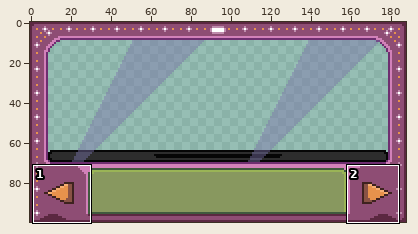
Two versions of one pixel-art file, assets/images/ui/carousel/discs.aseprite. The picture above shows the old version from afar; the outline marks the close-up.
Close-up. Before the commit:
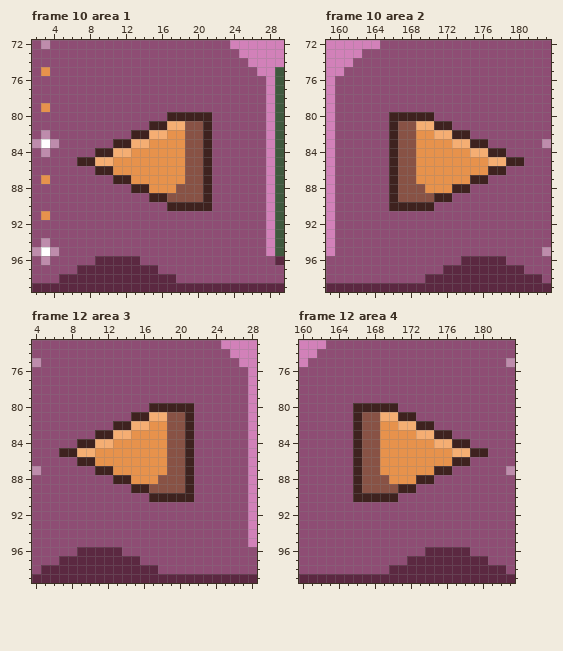
188x100 pixels, 30 frames. Colours within 5 levels of each other are drawn and written as one. Shown: frame 10 area 1: x 2..29, y 72..99; frame 10 area 2: x 159..183, y 72..99; frame 12 area 3: x 4..28, y 73..99; frame 12 area 4: x 160..183, y 73..99. The commit also changed other frames or places, which this record leaves out.
After the commit:
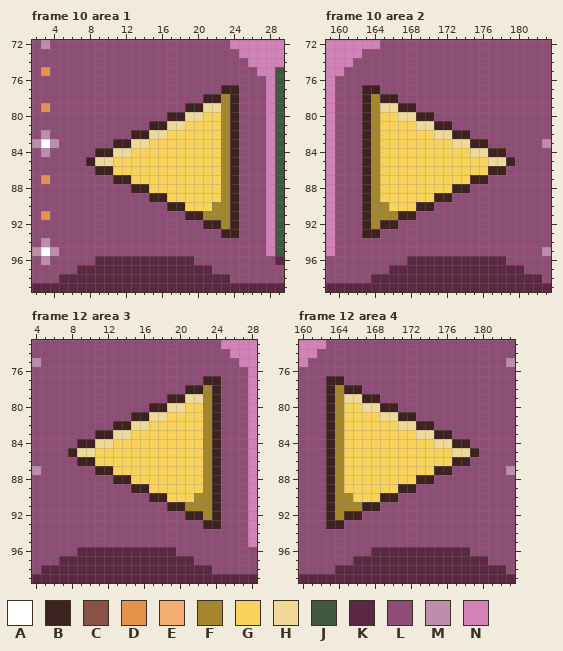
Palette (. is transparent): A #ffffff  B #3e221f  C #885245  D #e7924c  E #f5ae73  F #a4872d  G #f8d25b  H #eed998  J #40593e  K #5b2841  L #8e4d74  M #be8cac  N #d281b9
Edits made:
layer "Layer 6" now shown
layer "Layer 12" now shown
Frame 10 area 1, layers "Layer 14", "Layer 13":
Colour B replaces colour L in row 77 at x 23 to 24; in row 78 at x 21 to 22 and 24; in row 79 at x 19 to 20 and 24; in rows 80 to 90 at x 24; in row 91 at x 19 to 20 and 24; in row 92 at x 21 to 22 and 24.
Colour B replaces colour L in row 93 at x 23 to 24.
Colour F replaces colour L in rows 78 to 89 at x 23; in row 90 at x 22 to 23; in row 91 at x 21 to 23; in row 92 at x 23.
Colour G replaces colour B in rows 80 to 89 at x 21; in row 90 at x 19 to 21.
Colour G replaces colour C in rows 81 to 87 at x 19 to 20; in row 88 at x 18 to 20; in row 89 at x 17 to 20.
Colour G replaces colour D in row 82 at x 17 to 18; in row 83 at x 15 to 18; in row 84 at x 13 to 18; in rows 85 to 86 at x 11 to 18; in row 87 at x 13 to 18; in row 88 at x 15 to 17.
Colour G replaces colour L in rows 80 to 89 at x 22.
Colour H replaces colour B in row 80 at x 19 to 20.
Colour H replaces colour E in row 81 at x 17 to 18; in row 82 at x 15 to 16; in row 83 at x 13 to 14; in row 84 at x 11 to 12; in row 85 at x 9 to 10.
Colour H replaces colour L in row 79 at x 21 to 22.
Colour K replaces colour L in row 96 at x 14 to 19; in row 97 at x 16 to 21; in row 98 at x 18 to 23.
Colour L replaces colour B in row 85 at x 7.
Frame 10 area 2, layers "Layer 14", "Layer 13":
Colour B replaces colour L in row 77 at x 163 to 164; in row 78 at x 163 and 165 to 166; in row 79 at x 163 and 167 to 168; in rows 80 to 90 at x 163; in row 91 at x 163 and 167 to 168; in row 92 at x 163 and 165 to 166.
Colour B replaces colour L in row 93 at x 163 to 164.
Colour F replaces colour L in rows 78 to 89 at x 164; in row 90 at x 164 to 165; in row 91 at x 164 to 166; in row 92 at x 164.
Colour G replaces colour B in rows 80 to 89 at x 166; in row 90 at x 166 to 168.
Colour G replaces colour C in rows 81 to 87 at x 167 to 168; in row 88 at x 167 to 169; in row 89 at x 167 to 170.
Colour G replaces colour D in row 82 at x 169 to 170; in row 83 at x 169 to 172; in row 84 at x 169 to 174; in rows 85 to 86 at x 169 to 176; in row 87 at x 169 to 174; in row 88 at x 170 to 172.
Colour G replaces colour L in rows 80 to 89 at x 165.
Colour H replaces colour B in row 80 at x 167 to 168.
Colour H replaces colour E in row 81 at x 169 to 170; in row 82 at x 171 to 172; in row 83 at x 173 to 174; in row 84 at x 175 to 176; in row 85 at x 177 to 178.
Colour H replaces colour L in row 79 at x 165 to 166.
Colour K replaces colour L in row 96 at x 168 to 173; in row 97 at x 166 to 171; in row 98 at x 164 to 169.
Colour L replaces colour B in row 85 at x 180.
Frame 12 area 3, layers "Layer 14", "Layer 13": the same change as frame 10 area 1
Frame 12 area 4, layers "Layer 14", "Layer 13": the same change as frame 10 area 2
Pixel boxes of the changes (left, top, right, bottom) in both close-ups:
changed: (77, 85, 239, 283)
changed: (362, 85, 524, 283)
changed: (59, 376, 221, 574)
changed: (326, 376, 488, 574)
